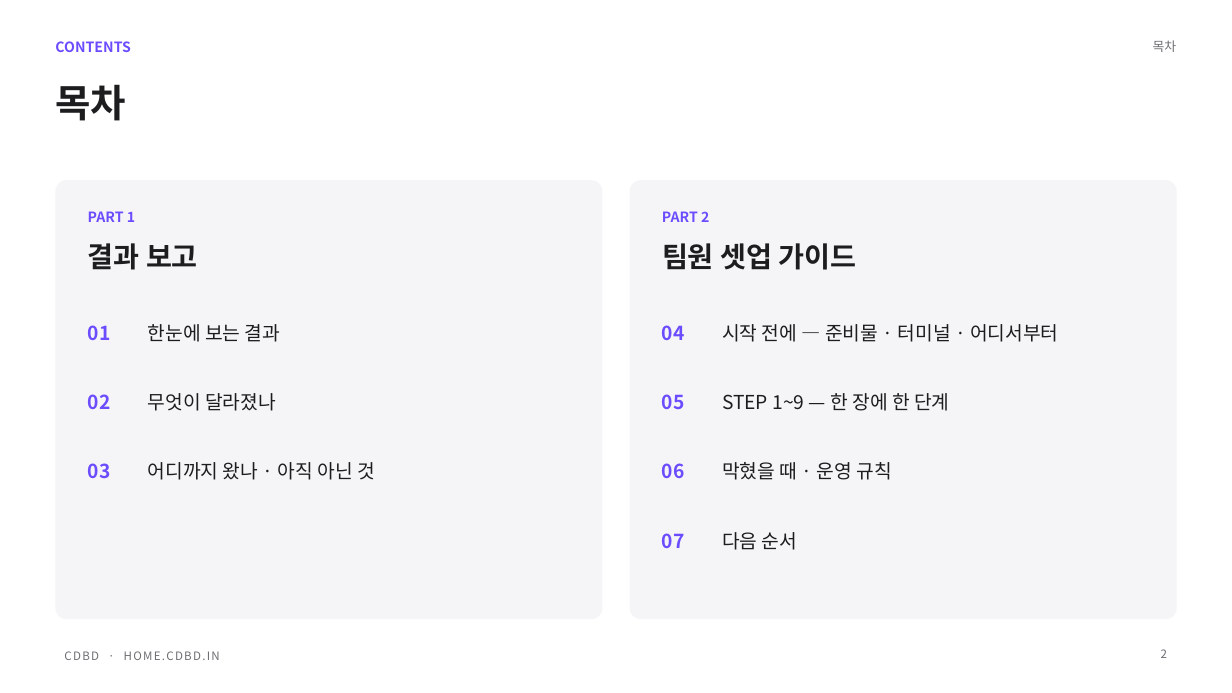
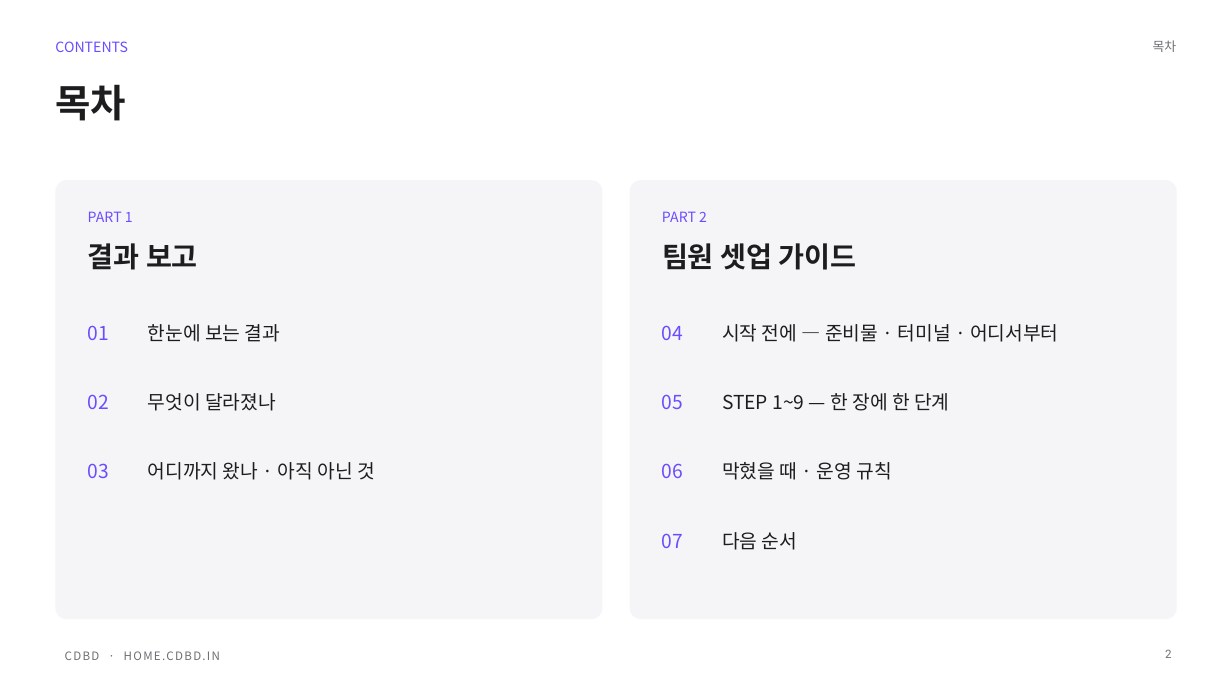
Before and after one commit to CdBd-in/design, a slide deck: slide 2 of _기능별 경로 가이드 — 결과 보고 발표 (2026-10-02).pptx. Drawn at 1232x693 pixels with LibreOffice and Linux fonts; fonts in the diff are those of the drawing. Boxes give left, top, right and bottom in pixels: in the first picture for what was removed or moved away, otherwise in the second. Text is boxed around its words. In the diff, an @@ line names an element or a change of style, - is before the commit and + after.

```diff
--- a/_기능별 경로 가이드 — 결과 보고 발표 (2026-10-02).pptx
+++ b/_기능별 경로 가이드 — 결과 보고 발표 (2026-10-02).pptx
@@ bold off in 10 elements at [55, 41, 128, 52], [88, 211, 133, 222], [662, 211, 707, 222], [88, 325, 109, 340], [88, 394, 109, 409], [88, 463, 109, 478], [662, 325, 683, 340], [662, 394, 683, 409], [662, 463, 683, 478], [662, 533, 683, 548] @@
@@ page number at [1165, 649, 1172, 658]: font Noto Sans CJK KR to Roboto @@
```
Also in this commit, not shown: 19 other slides changed.
